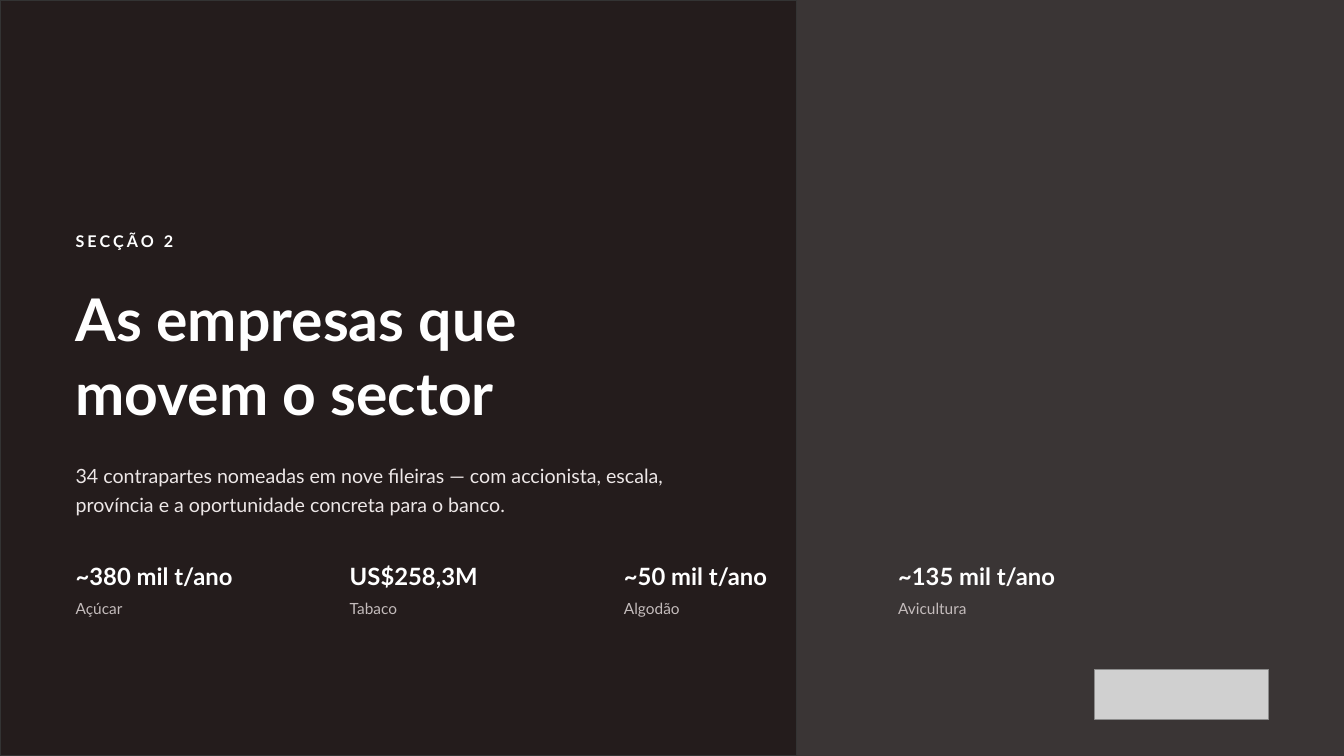
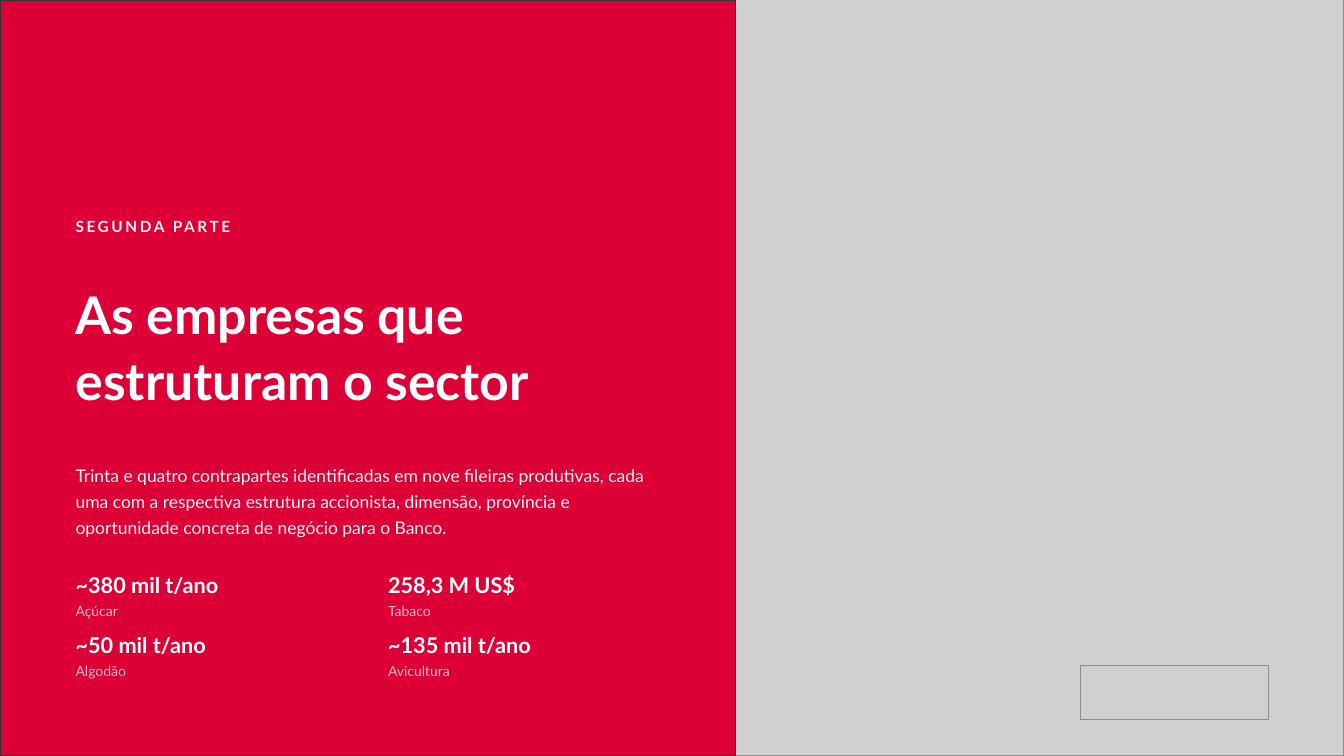
Before and after one commit to timoteomirolejr-hue/momo, a slide deck: slide 12 of cvp-agronegocios/CVP_Agronegocios_Absa_Mocambique_2026.pptx (slide 8 before the commit). Drawn at 1344x756 pixels with LibreOffice and Linux fonts; fonts in the diff are those of the drawing; grey boxes stand for pictures; background and template pictures are left out. Boxes give left, top, right and bottom in pixels: in the first picture for what was removed or moved away, otherwise in the second. Text is boxed around its words. In the diff, an @@ line names an element or a change of style, - is before the commit and + after.

```diff
--- a/cvp-agronegocios/CVP_Agronegocios_Absa_Mocambique_2026.pptx
+++ b/cvp-agronegocios/CVP_Agronegocios_Absa_Mocambique_2026.pptx
@@ background picture (left out) to #DC0037 @@
@@ rectangle: place and size @@
-rectangle at box(0, 0, 797, 756)
+rectangle at box(0, 0, 736, 756)
@@ rectangle at box(0, 0, 736, 756): fill #1A1010 at 66% opacity to #DC0037 @@
@@ picture added at box(665, 0, 1344, 756) @@
@@ text removed at box(76, 232, 173, 250) @@
-SECÇÃO 2
@@ text added at box(76, 212, 701, 242), 11 pt, text #FFF1F3, bold @@
+SEGUNDA PARTE
@@ text at box(76, 296, 464, 343): size 42 to 37 pt in "As empresas que"; line spacing 1.05 to 1.06 @@
@@ text at box(76, 365, 528, 401): text changed; size 42 to 37 pt @@
-movem o sector
+estruturam o sector
@@ text at box(76, 469, 643, 537): text changed; size 14 to 12.5 pt; text colour #EDE7E7 to #FFF1F3 @@
-34 contrapartes nomeadas em nove fileiras — com accionista, escala, província e a oportunidade concreta para o banco.
+Trinta e quatro contrapartes identificadas em nove fileiras produtivas, cada uma com a respectiva estrutura accionista, dimensão, província e oportunidade concreta de negócio para o Banco.
@@ text "~380 mil t/ano": place and size @@
-text "~380 mil t/ano" at box(76, 567, 232, 586)
+text "~380 mil t/ano" at box(76, 577, 218, 594)
@@ text removed at box(350, 565, 478, 588) @@
-US$258,3M
@@ text "Tabaco": place and size @@
-text "Tabaco" at box(350, 602, 397, 614)
+text "Tabaco" at box(388, 605, 431, 616)
@@ text added at box(388, 575, 515, 596), 15.5 pt, text #FFFFFF, bold @@
+258,3 M US$
@@ text "~50 mil t/ano": place and size @@
-text "~50 mil t/ano" at box(624, 567, 767, 586)
+text "~50 mil t/ano" at box(76, 637, 206, 654)
@@ size 17 to 15.5 pt in 3 elements at box(76, 577, 218, 594), box(76, 637, 206, 654), box(388, 637, 531, 654) @@
@@ text "~135 mil t/ano": place and size @@
-text "~135 mil t/ano" at box(898, 567, 1055, 586)
+text "~135 mil t/ano" at box(388, 637, 531, 654)
@@ text "Algodão": place and size @@
-text "Algodão" at box(624, 602, 680, 617)
+text "Algodão" at box(76, 665, 126, 679)
@@ size 11 to 10 pt, text colour #C4BCBC to #F3B9C4 in 4 elements at box(76, 606, 118, 619), box(388, 605, 431, 616), box(76, 665, 126, 679), box(388, 665, 450, 676) @@
@@ text "Avicultura": place and size @@
-text "Avicultura" at box(898, 602, 966, 614)
+text "Avicultura" at box(388, 665, 450, 676)
@@ picture: place and size @@
-picture at box(1095, 669, 1268, 720)
+picture at box(1081, 665, 1268, 720)
```
Also in this commit, not shown: 18 other slides changed, 7 slides added, 3 slides removed, 4 other files.
